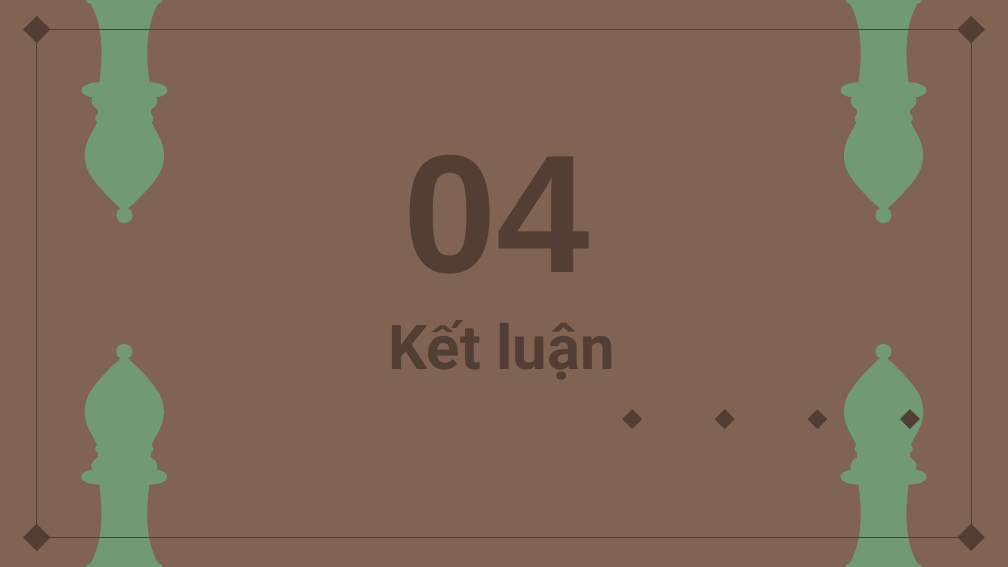
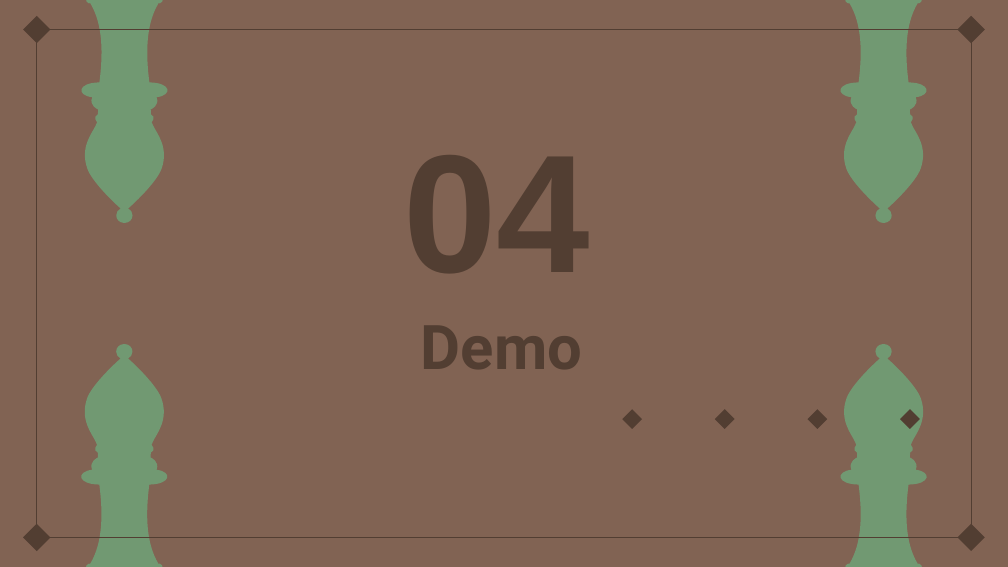
Before and after one commit to yang020501/UIT-SE330-NNLTJava, a slide deck: slide 24 of P13_19521409_19521423_SLIDE.pptx. Drawn at 1008x567 pixels with LibreOffice and Linux fonts; fonts in the diff are those of the drawing; background and template pictures are left out. Boxes give left, top, right and bottom in pixels: in the first picture for what was removed or moved away, otherwise in the second. Text is boxed around its words. In the diff, an @@ line names an element or a change of style, - is before the commit and + after.

```diff
--- a/P13_19521409_19521423_SLIDE.pptx
+++ b/P13_19521409_19521423_SLIDE.pptx
@@ title at [421,326,582,369]: text changed @@
-Kết luận
+Demo
```
Also in this commit, not shown: 1 other slide changed, 1 slide removed.
